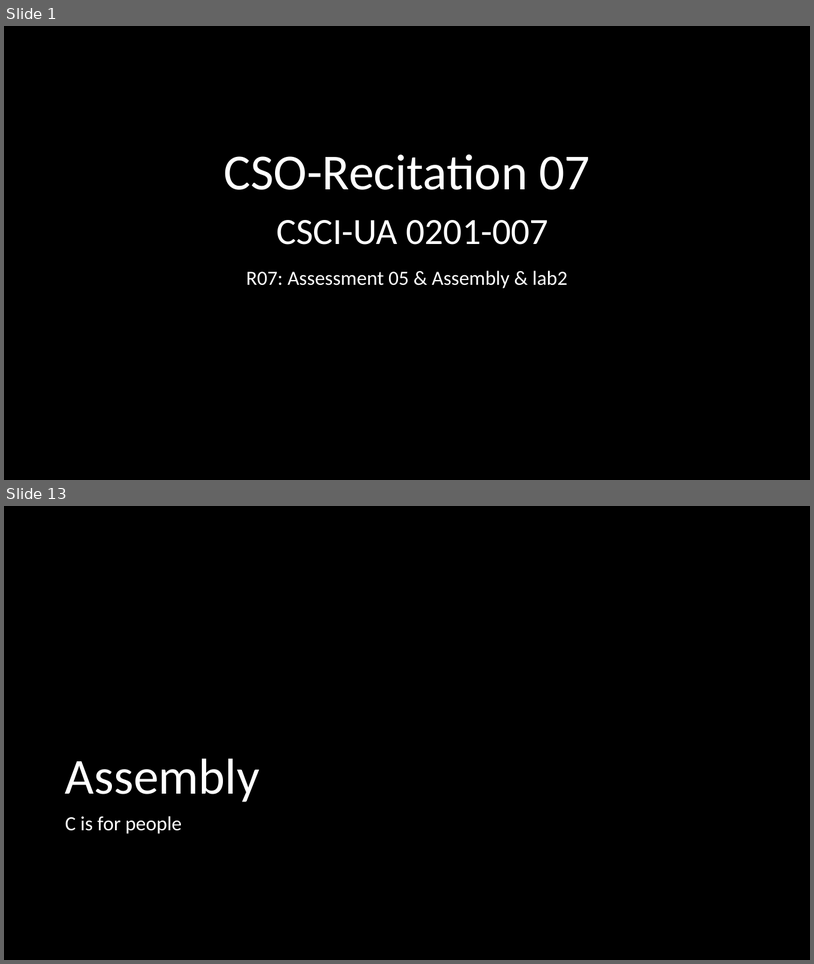
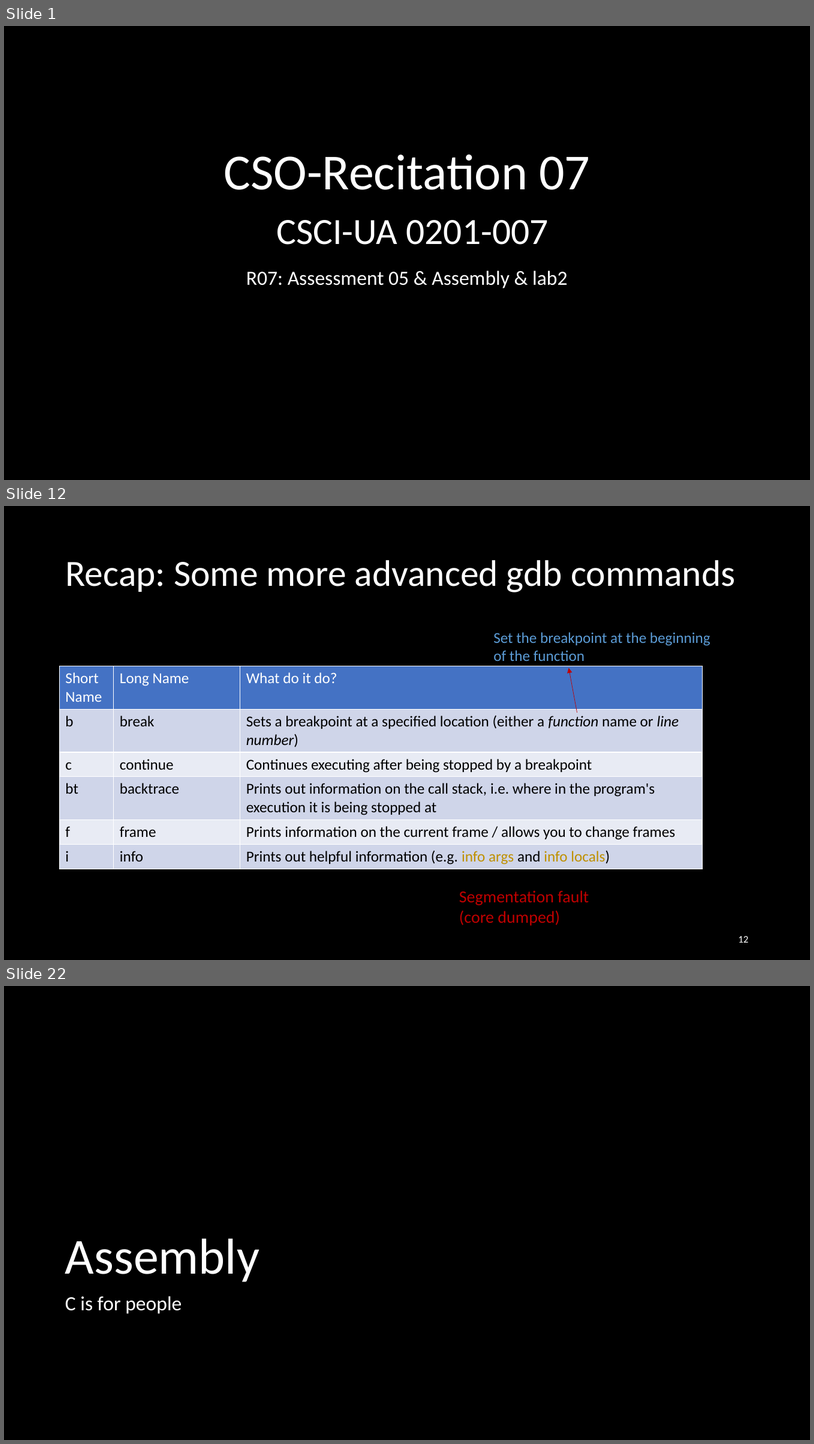
Before and after one commit to NYU-CSO/nyu-cso.github.io, a slide deck: rec-notes/r07.pptx. Shown one above the other, each under a label of ours: slides 1 and 13 before the commit, slides 1, 12 and 22 after it; the slides between them are not shown. The pictures are 814x964 and 814x1444 pixels, drawn with LibreOffice and Linux fonts; fonts in the diff are those of the drawing. Boxes give left, top, right and bottom in pixels: in the first picture for what was removed or moved away, otherwise in the second. Text is boxed around its words. In the diff, an @@ line names an element or a change of style, - is before the commit and + after.

```diff
--- a/rec-notes/r07.pptx
+++ b/rec-notes/r07.pptx
@@ slide 12 added at <box>4,506,810,960</box>, background #000000 @@
@@ title added at <box>65,560,736,592</box>, 44 pt, text #FFFFFF @@
+Recap: Some more advanced gdb commands
@@ text added at <box>494,632,711,661</box>, 18 pt, text #5B9BD5 @@
+Set the breakpoint at the beginning of the function
@@ table added at <box>60,666,703,867</box>, 6 rows, 3 columns @@
+Short Name | Long Name | What do it do?
+b | break | Sets a breakpoint at a specified location (either a function name or line number)
+c | continue | Continues executing after being stopped by a breakpoint
+bt | backtrace | Prints out information on the call stack, i.e. where in the program's execution it is being stopped at
+f | frame | Prints information on the current frame / allows you to change frames
+i | info | Prints out helpful information (e.g. info args and info locals)
@@ arrow added from (578, 712) to (569, 667), #C00000 0.5 pt @@
@@ text added at <box>459,890,589,925</box>, 20 pt, text #C00000 @@
+Segmentation fault (core dumped)
@@ page number added at <box>738,936,749,942</box>, 12 pt, text #FFFFFF @@
+12
@@ what was slide 13 is now slide 22 @@
```
Also in this commit, not shown: 16 slides changed, 24 other slides added, 9 slides removed, 1 other file.
